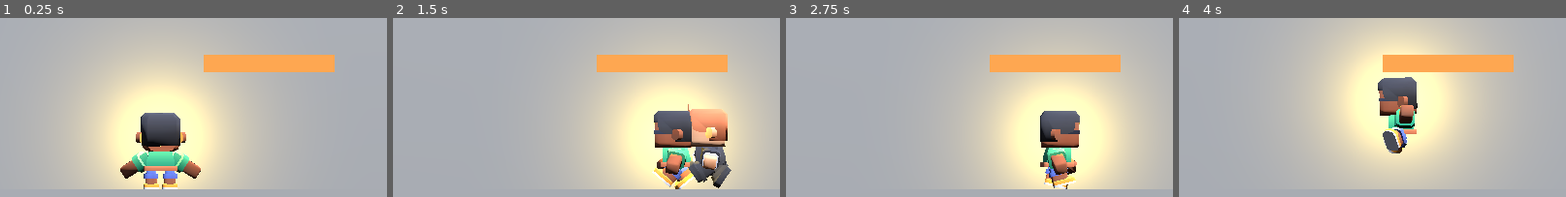
Above: before the commit, frames 1-4 (left to right).
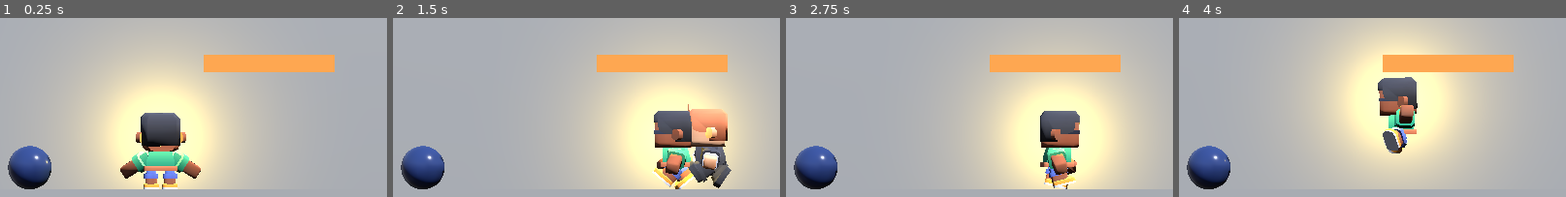
Above: after the commit, the same moments.

Repository: allan-gomez-creator/Barrasbalas
Game: Godot game, scene res://zona_c.tscn
The game is run twice, just before and just after one commit, with the same random seed, the same clock (stepped at 60 frames per second) and the same inputs. This scene is started directly instead of the project's main scene.
Inputs (mouse positions are % of the whole screen's width and height, from its top left):
- Up to frame 1 (0.25 s): no input
- Up to frame 2 (1.5 s): move the mouse to (72, 33) at 0.52 s; hold D (move_right) 0.53-1.28 s; click (72, 33) at 0.6 s; tap Space (saltar) at 0.77 s; move the mouse to (30, 45) at 1.27 s; hold A (move_left) from 1.28 s (still down); click (30, 45) at 1.35 s
- Up to frame 3 (2.75 s): tap Space (saltar) at 1.52 s; move the mouse to (60, 13) at 2.02 s; release A (move_left) at 2.03 s; hold D (move_right) from 2.03 s (still down); click (60, 13) at 2.1 s
- Up to frame 4 (4 s): move the mouse to (45, 64) at 2.77 s; release D (move_right) at 2.78 s; hold W (move_up) 2.78-3.53 s; click (45, 64) at 2.85 s; tap Space (saltar) at 3.02, 3.77 s; move the mouse to (80, 58) at 3.52 s; hold A (move_left) from 3.53 s (still down); click (80, 58) at 3.6 s
The pictures show only the part of the screen within x 29-79%, y 28-78%; the shares and areas given below are measured in that part.

The runs differ from the first frame. In frame 1, 2.1% of the frame differs, in the area x 2-14%, y 71-96%; in frame 2, 2.1%; in frame 3, 2.1%; in frame 4, 2.1%.

Commit message:
Tarea C nivel 3

Diff:
--- a/luz_jugador.gd
+++ b/luz_jugador.gd
@@ -10,7 +10,16 @@
 	omni_range = rango
 	omni_attenuation = 2.0       # la que se parece a 1/d²
 	print(atenuacion(1.0), " ", atenuacion(2.0), " ", atenuacion(4.0))
+	print(blinn_phong(Vector3(0, 1, 0), Vector3(0, 1, 1), Vector3(0, 1, -1), 32.0), " ", snappedf(blinn_phong(Vector3(0, 1, 0), Vector3(0, 1, 1), Vector3(0, 1, 0), 32.0), 0.0001))
 
 
 static func atenuacion(d: float, exponente: float = 2.0) -> float:
 	return 1.0 / pow(maxf(d, 0.0001), exponente)
+
+
+static func blinn_phong(normal: Vector3, hacia_luz: Vector3, hacia_ojo: Vector3, brillo: float) -> float:
+	var n := normal.normalized()
+	var l := hacia_luz.normalized()
+	var v := hacia_ojo.normalized()
+	var h := (l + v).normalized()
+	return pow(maxf(0.0, n.dot(h)), brillo)
--- a/zona_c.tscn
+++ b/zona_c.tscn
@@ -41,6 +41,12 @@
 
 [sub_resource type="BoxMesh" id="BoxMesh_13qdw"]
 size = Vector3(30, 8, 0.2)
+
+[sub_resource type="SphereMesh" id="SphereMesh_xrivr"]
+
+[sub_resource type="StandardMaterial3D" id="StandardMaterial3D_e2xqd"]
+albedo_color = Color(0.16470589, 0.22745098, 0.41568628, 1)
+roughness = 0.2
 
 [node name="Main" type="Node3D" unique_id=1865053807]
 
@@ -140,3 +146,8 @@
 [node name="Fondo" type="MeshInstance3D" parent="." unique_id=1713893124]
 transform = Transform3D(1, 0, 0, 0, 1, 0, 0, 0, 1, 0, 4, -1)
 mesh = SubResource("BoxMesh_13qdw")
+
+[node name="MeshInstance3D" type="MeshInstance3D" parent="." unique_id=978222706]
+transform = Transform3D(1, 0, 0, 0, 1, 0, 0, 0, 1, -3, 0.5, 0)
+mesh = SubResource("SphereMesh_xrivr")
+surface_material_override/0 = SubResource("StandardMaterial3D_e2xqd")
